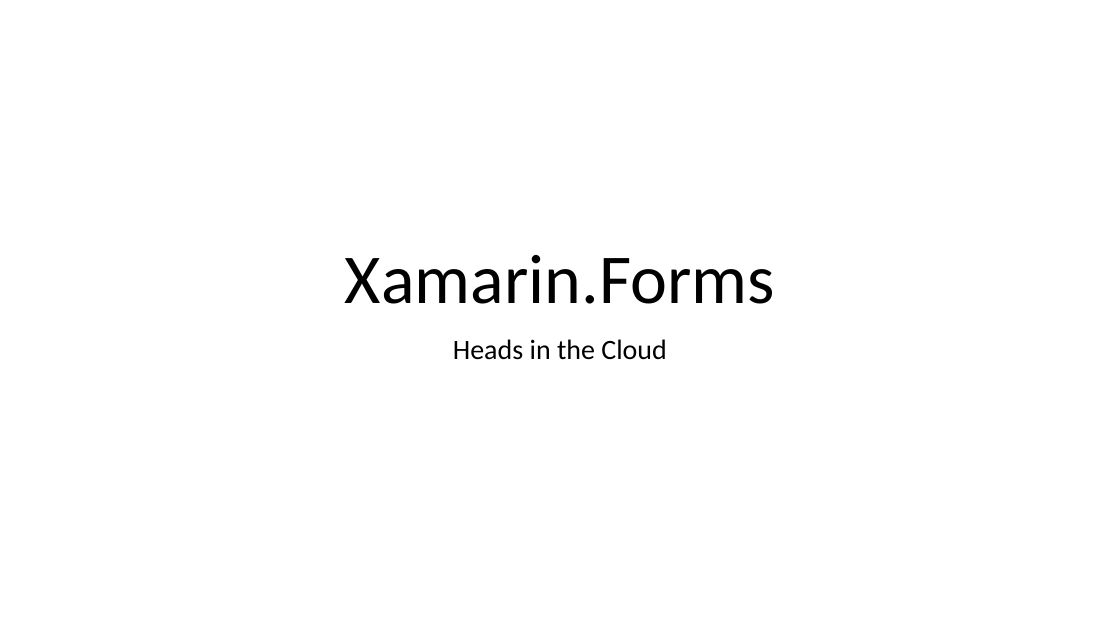
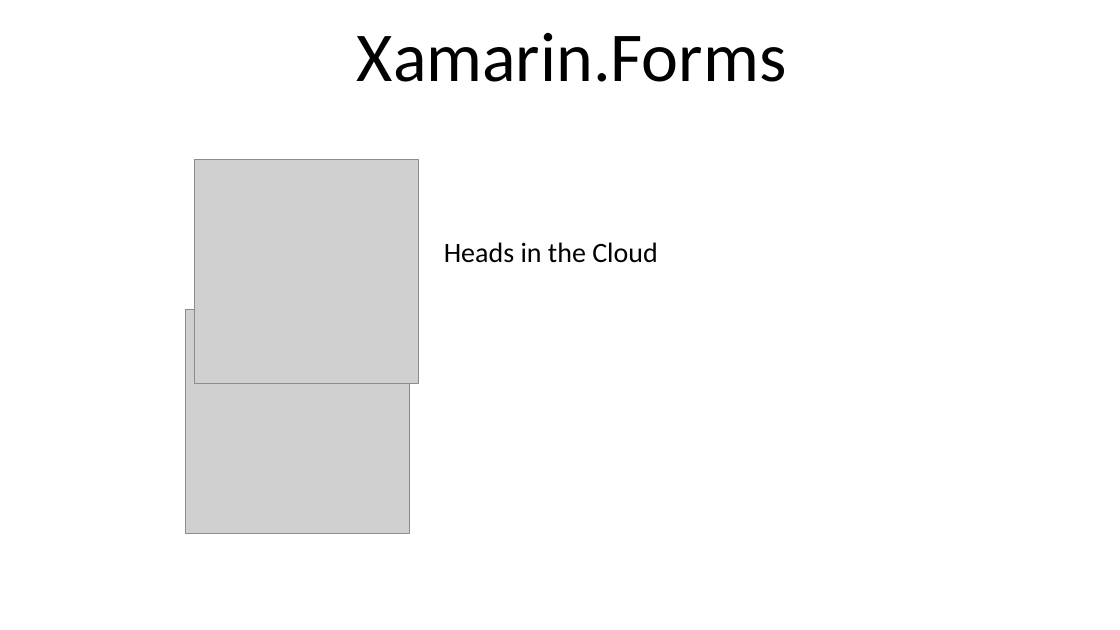
Before and after one commit to valeryjacobs/HeadsInTheCloud, a slide deck: slide 1 of HeadsInTheCloud.pptx. Drawn at 1120x630 pixels with LibreOffice and Linux fonts; fonts in the diff are those of the drawing; grey boxes stand for pictures. Boxes give left, top, right and bottom in pixels: in the first picture for what was removed or moved away, otherwise in the second. Text is boxed around its words. In the diff, an @@ line names an element or a change of style, - is before the commit and + after.

Commit message:
Update

```diff
--- a/HeadsInTheCloud.pptx
+++ b/HeadsInTheCloud.pptx
@@ title "Xamarin.Forms" moved from (x1=345, y1=255, x2=775, y2=304) to (x1=357, y1=33, x2=787, y2=82) @@
@@ title "Xamarin.Forms" at (x1=357, y1=33, x2=787, y2=82): vertical alignment bottom to top @@
@@ picture added at (x1=195, y1=160, x2=419, y2=384) @@
@@ subtitle "Heads in the Cloud" moved from (x1=453, y1=339, x2=667, y2=360) to (x1=444, y1=242, x2=658, y2=263) @@
@@ picture added at (x1=185, y1=309, x2=409, y2=534) @@
```
Also in this commit, not shown: 3 slides added.
